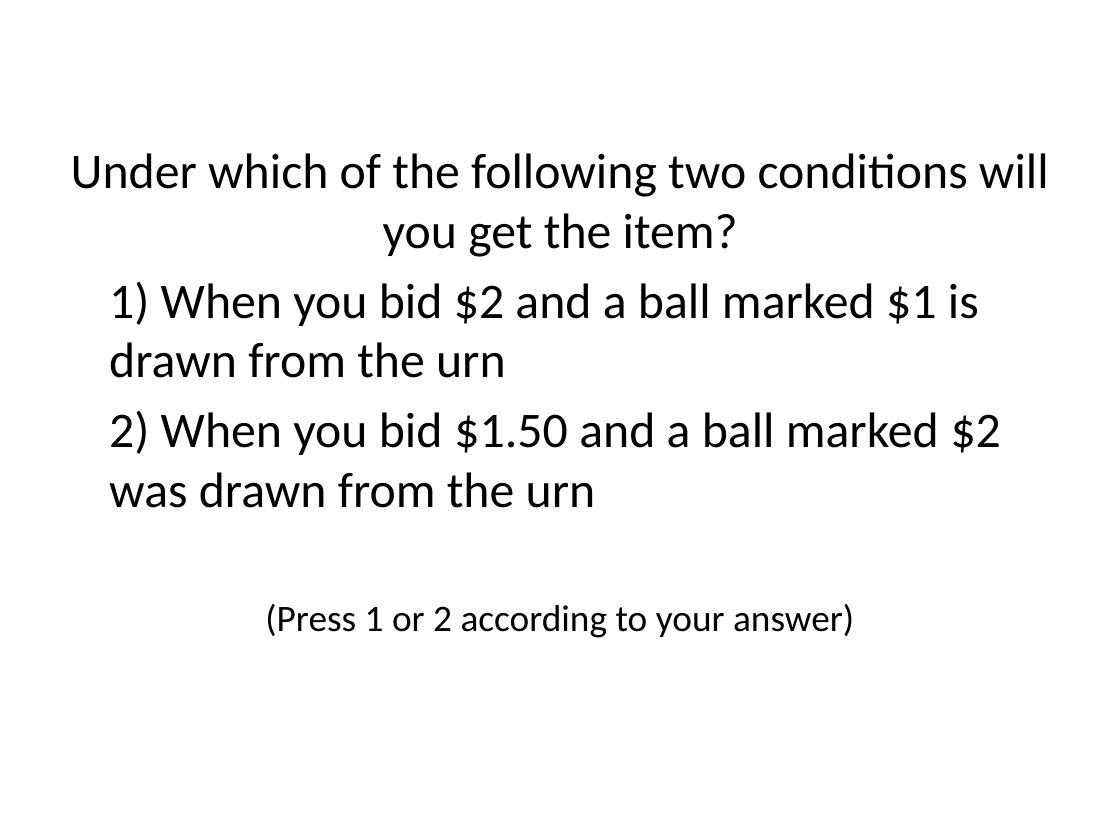
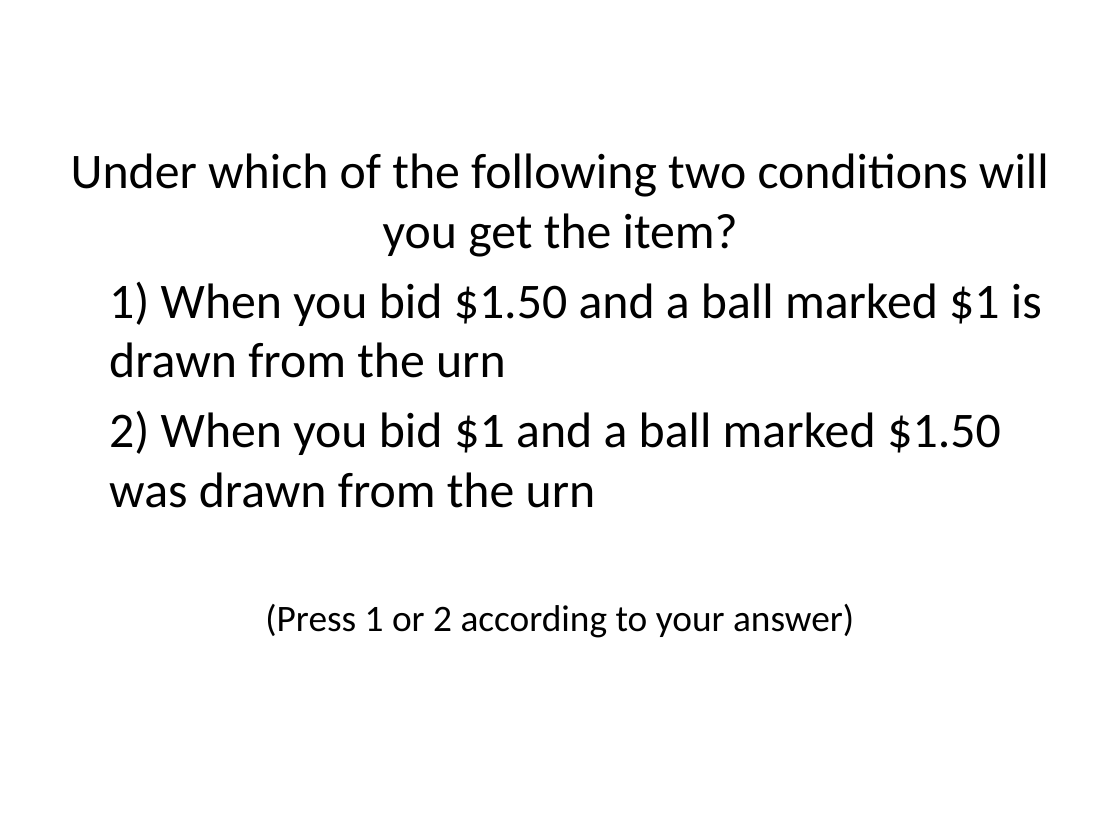
Before and after one commit to UOSAN/WTP, a slide deck: slide 4 of Practice_Instructions.pptx. Drawn at 1120x840 pixels with LibreOffice and Linux fonts; fonts in the diff are those of the drawing. Boxes give left, top, right and bottom in pixels: in the first picture for what was removed or moved away, otherwise in the second. Text is boxed around its words. In the diff, an @@ line names an element or a change of style, - is before the commit and + after.

```diff
--- a/Practice_Instructions.pptx
+++ b/Practice_Instructions.pptx
@@ text at (109, 282, 1042, 508): text changed @@
-1) When you bid $2 and a ball marked $1 is drawn from the urn
-2) When you bid $1.50 and a ball marked $2 was drawn from the urn
+1) When you bid $1.50 and a ball marked $1 is drawn from the urn
+2) When you bid $1 and a ball marked $1.50 was drawn from the urn
```
Also in this commit, not shown: 2 other slides changed.
